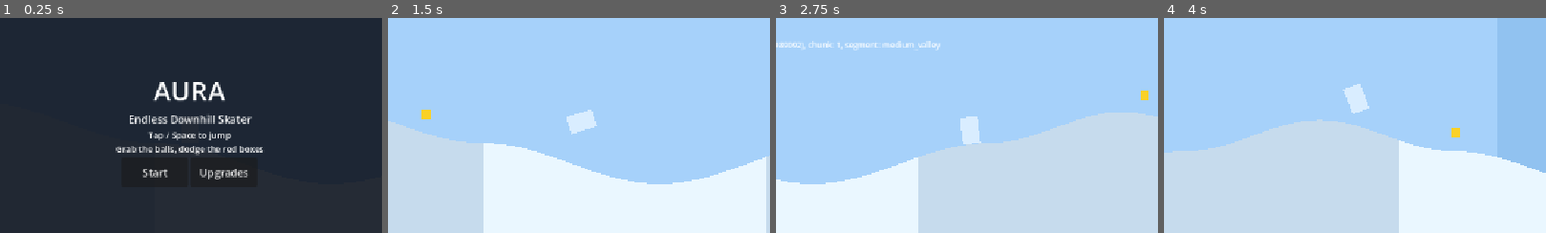
Above: before the commit, frames 1-4 (left to right).
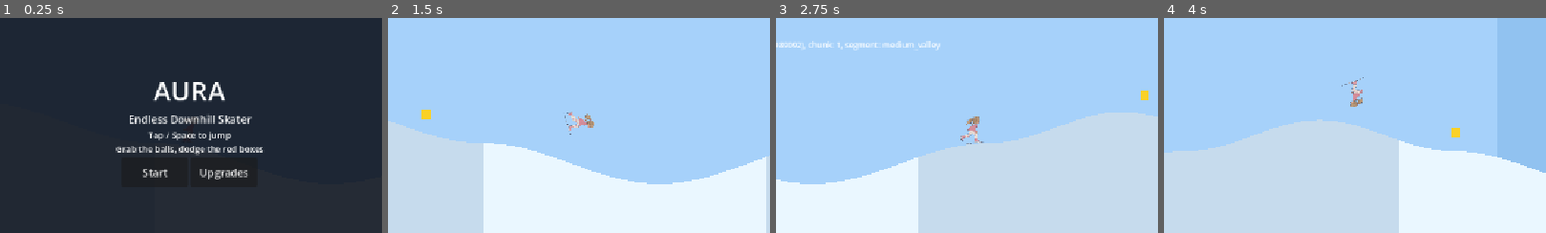
Above: after the commit, the same moments.

Repository: Kiernan-Hub/Aurora
Game: Godot game, scene res://scenes/main.tscn
The game is run twice, just before and just after one commit, with the same random seed, the same clock (stepped at 60 frames per second) and the same inputs.
Inputs (mouse positions are % of the whole screen's width and height, from its top left):
- Up to frame 1 (0.25 s): no input
- Up to frame 2 (1.5 s): click "Start" at 0.5 s; tap Enter (ui_accept) at 1.25 s; move the mouse to (72, 45) at 1.27 s; hold Up (ui_up) from 1.28 s (still down); tap M at 1.35 s; click (72, 45) at 1.42 s
- Up to frame 3 (2.75 s): tap Enter (ui_accept) at 1.52 s; release Up (ui_up) at 2 s; drag from (30, 55) to (94, 42) at 2.02 s
- Up to frame 4 (4 s): move the mouse to (60, 28) at 2.77 s; hold Down (ui_down) 2.78-3.5 s; tap M at 2.85 s; drag from (45, 70) to (71, 49) at 3.52 s
The pictures show only the part of the screen within x 25-75%, y 24-74%; the shares and areas given below are measured in that part.

The runs differ from the first frame. In frame 2, 0.6% of the frame differs, in the area x 46-55%, y 42-55%; in frame 3, 0.6%; in frame 4, 0.6%, in the area x 46-54%, y 27-45%.

Commit message:
Checkpoint: player skater sprite + squash/stretch, art reference
Captures the in-flight visual work so the atmosphere pass that follows has a
single-command rollback point. Replaces the player's placeholder ColorRect with
an AnimatedSprite2D (4-frame skate loop) and adds a cosmetic squash/stretch
punch on jump and landing -- animated_sprite only, collision_shape is never
touched, so this has zero physics surface.

Co-Authored-By: Claude Opus 5 <noreply@anthropic.com>

Diff:
--- /dev/null
+++ b/assets/sprites/player/player_skate_frames.tres
@@ -0,0 +1,26 @@
+[gd_resource type="SpriteFrames" load_steps=5 format=3]
+
+[ext_resource type="Texture2D" uid="uid://crwns8b7wyt4j" path="res://assets/sprites/player/skate_0.png" id="1"]
+[ext_resource type="Texture2D" uid="uid://b5dukmk5hu8dk" path="res://assets/sprites/player/skate_1.png" id="2"]
+[ext_resource type="Texture2D" uid="uid://bq4nwfgm2deg5" path="res://assets/sprites/player/skate_2.png" id="3"]
+[ext_resource type="Texture2D" uid="uid://dvxe4vddtx6td" path="res://assets/sprites/player/skate_3.png" id="4"]
+
+[resource]
+animations = [{
+"frames": [{
+"duration": 1.0,
+"texture": ExtResource("1")
+}, {
+"duration": 1.0,
+"texture": ExtResource("2")
+}, {
+"duration": 1.0,
+"texture": ExtResource("3")
+}, {
+"duration": 1.0,
+"texture": ExtResource("4")
+}],
+"loop": true,
+"name": &"skate",
+"speed": 10.0
+}]
--- a/scenes/player/player.tscn
+++ b/scenes/player/player.tscn
@@ -1,7 +1,8 @@
-[gd_scene load_steps=4 format=3]
+[gd_scene load_steps=5 format=3]
 
 [ext_resource type="Script" path="res://scripts/player/player.gd" id="1"]
 [ext_resource type="Script" path="res://scripts/effects/flight_trail.gd" id="2"]
+[ext_resource type="SpriteFrames" path="res://assets/sprites/player/player_skate_frames.tres" id="3"]
 
 [sub_resource type="CapsuleShape2D" id="1"]
 radius = 16.0
@@ -15,10 +16,12 @@
 [node name="CollisionShape2D" type="CollisionShape2D" parent="."]
 shape = SubResource("1")
 
-[node name="ColorRect" type="ColorRect" parent="."]
-position = Vector2(-16, -24)
-size = Vector2(32, 48)
-color = Color(0.85, 0.93, 1, 1)
+[node name="AnimatedSprite2D" type="AnimatedSprite2D" parent="."]
+position = Vector2(0, -4)
+scale = Vector2(0.34, 0.34)
+sprite_frames = ExtResource("3")
+animation = &"skate"
+autoplay = "skate"
 
 [node name="FlightTrail" type="Node2D" parent="."]
 position = Vector2(-16, 0)
--- a/scripts/player/player.gd
+++ b/scripts/player/player.gd
@@ -4,6 +4,8 @@
 
 signal died
 signal jumped
+# Emitted on the is_on_floor() false->true edge only -- see was_on_floor below.
+signal landed
 # Emitted when a held shield absorbs an obstacle hit instead of dying. PowerupManager
 # listens so it can clear its own bookkeeping without owning has_shield itself.
 signal shield_consumed
@@ -22,8 +24,17 @@
 const FLOOR_SNAP_LENGTH: float = 18.0
 const ROTATION_SMOOTHNESS: float = 12.0
 const DEBUG_SLOPE_LOGGING: bool = false
-const PLAYER_DEFAULT_COLOR: Color = Color(0.85, 0.93, 1.0)
+# No-tint modulate: animated_sprite shows its real art. PLAYER_SHIELD_COLOR below is
+# the only actual tint, applied as a modulate multiply while has_shield is true.
+const PLAYER_DEFAULT_COLOR: Color = Color(1.0, 1.0, 1.0)
 const PLAYER_SHIELD_COLOR: Color = Color(0.4, 0.85, 1.0)
+# Purely cosmetic scale punch on animated_sprite, eased back to sprite_base_scale by
+# play_squash_stretch(). Jump reads as a stretch (thin/tall), landing as a squash
+# (wide/short) -- same trick, opposite axis bias. Values are multipliers of
+# sprite_base_scale, not absolute scale.
+const JUMP_STRETCH_SCALE: Vector2 = Vector2(0.72, 1.35)
+const LAND_SQUASH_SCALE: Vector2 = Vector2(1.35, 0.72)
+const SQUASH_STRETCH_DURATION: float = 0.28
 # Glide lives entirely in the airborne (gravity) branch of _physics_process -- see the
 # LOAD-BEARING FOR CHASMS note below. is_using_grounded_model is never touched by it, so a
 # boosting player is unaffected and the chasm contract can't move by construction.
@@ -41,7 +52,7 @@
 # but strong enough to clear a noticeably higher hop than the original -350 before the
 # hold/thrust math takes over.
 const GLIDE_LAUNCH_VELOCITY: float = -480.0
-# Airborne trick spin (Phase 4): spins color_rect only, same as the rest of
+# Airborne trick spin (Phase 4): spins animated_sprite only, same as the rest of
 # update_visual_rotation -- collision_shape is never touched, so this has zero physics
 # surface. Shares is_glide_input_held() rather than a separate poll: hold means glide
 # while a glide effect is active and spin otherwise, one input, resolved where the two
@@ -123,7 +134,7 @@
 var DEBUG_LOG_FREEZE_REPRO: bool = OS.is_debug_build()
 var DEBUG_FREEZE_HISTORY_FRAME_COUNT: int = 20
 
-@onready var color_rect: ColorRect = $ColorRect
+@onready var animated_sprite: AnimatedSprite2D = $AnimatedSprite2D
 @onready var collision_shape: CollisionShape2D = $CollisionShape2D
 @onready var flight_trail: FlightTrail = $FlightTrail
 @onready var terrain_generator: TerrainGenerator = get_node_or_null("../TerrainGenerator") as TerrainGenerator
@@ -205,6 +216,14 @@
 # True from a jump impulse until the apex. Replaces reading `velocity.y < 0.0` as a
 # proxy for "ascending", which an uphill surface tangent also satisfies.
 var is_jump_ascending: bool = false
+# Tracked separately from is_on_floor() so the landing squash only fires on the
+# false->true edge, not every grounded frame.
+var was_on_floor: bool = false
+var squash_stretch_tween: Tween
+# animated_sprite's rest scale, as authored in player.tscn. play_squash_stretch()
+# multiplies against this rather than Vector2.ONE, since the sprite's rest scale
+# isn't 1:1 (it's sized down from the source art's native resolution).
+var sprite_base_scale: Vector2 = Vector2.ONE
 var debug_forced_floor_snap_count: int = 0
 var debug_forced_floor_snap_max_y: float = 0.0
 var debug_forced_floor_snap_last_y: float = 0.0
@@ -236,9 +255,9 @@
 	floor_stop_on_slope = false
 	floor_constant_speed = true
 	velocity = Vector2(speed_manager.current_speed, 0.0)
-	color_rect.color = PLAYER_DEFAULT_COLOR
-	color_rect.pivot_offset = color_rect.size * 0.5
-	airborne_rotation = color_rect.rotation
+	animated_sprite.modulate = PLAYER_DEFAULT_COLOR
+	sprite_base_scale = animated_sprite.scale
+	airborne_rotation = animated_sprite.rotation
 	if terrain_generator == null:
 		push_error("Player requires a TerrainGenerator sibling.")
 	setup_debug_state_label()
@@ -282,6 +301,7 @@
 		jump_buffer_timer = 0.0
 		is_jump_ascending = true
 		jumped.emit()
+		play_squash_stretch(JUMP_STRETCH_SCALE)
 	elif is_jump_ascending and velocity.y >= 0.0:
 		# Apex: past here the jump is an ordinary fall, so a floor contact means a
 		# landing and the grounded model may take over again.
@@ -327,6 +347,10 @@
 	debug_velocity_after_slide = velocity
 	apply_grounded_floor_snap()
 	debug_position_after_snap = global_position
+	if is_on_floor() and not was_on_floor:
+		landed.emit()
+		play_squash_stretch(LAND_SQUASH_SCALE)
+	was_on_floor = is_on_floor()
 	# Measured after the snap deliberately: the snap is part of this frame's motion,
 	# and the stall/stuck watchdogs downstream must see where the body actually ended.
 	last_physics_displacement = global_position - position_before_move
@@ -347,12 +371,27 @@
 	record_freeze_repro_frame()
 
 
+# Purely cosmetic: scales animated_sprite from scale_multiplier * sprite_base_scale
+# back to sprite_base_scale around its own centered origin (AnimatedSprite2D is
+# centered=true, so no pivot_offset is needed the way ColorRect required one).
+# Killing any in-flight tween before restarting means a jump landed on immediately
+# after take-off (or vice versa) always reads as one clean punch, not two tweens
+# fighting over the same property.
+func play_squash_stretch(scale_multiplier: Vector2) -> void:
+	if squash_stretch_tween:
+		squash_stretch_tween.kill()
+	animated_sprite.scale = sprite_base_scale * scale_multiplier
+	squash_stretch_tween = create_tween()
+	squash_stretch_tween.set_trans(Tween.TRANS_ELASTIC).set_ease(Tween.EASE_OUT)
+	squash_stretch_tween.tween_property(animated_sprite, "scale", sprite_base_scale, SQUASH_STRETCH_DURATION)
+
+
 func update_visual_rotation(delta: float) -> void:
 	if terrain_generator == null:
 		return
 
 	var is_grounded: bool = is_on_floor()
-	var logged_target_angle: float = color_rect.rotation
+	var logged_target_angle: float = animated_sprite.rotation
 	if is_grounded:
 		# Landing: score whatever spun since the last takeoff, win or not -- no fail
 		# state, a missed rotation just scores nothing (see trick_completed's callers).
@@ -365,16 +404,16 @@
 		# Clamp it to the current target's side of upright so a rapidly reversing
 		# slope cannot leave the sprite tilted farther than the sampled terrain.
 		var interpolation_weight: float = 1.0 - exp(-ROTATION_SMOOTHNESS * delta)
-		var smoothed_rotation: float = lerp_angle(color_rect.rotation, terrain_angle, interpolation_weight)
+		var smoothed_rotation: float = lerp_angle(animated_sprite.rotation, terrain_angle, interpolation_weight)
 		if terrain_angle >= 0.0:
-			color_rect.rotation = clampf(smoothed_rotation, 0.0, terrain_angle)
+			animated_sprite.rotation = clampf(smoothed_rotation, 0.0, terrain_angle)
 		else:
-			color_rect.rotation = clampf(smoothed_rotation, terrain_angle, 0.0)
-		airborne_rotation = color_rect.rotation
+			animated_sprite.rotation = clampf(smoothed_rotation, terrain_angle, 0.0)
+		airborne_rotation = animated_sprite.rotation
 		logged_target_angle = terrain_angle
 	else:
 		if was_grounded_last_frame:
-			airborne_rotation = color_rect.rotation
+			airborne_rotation = animated_sprite.rotation
 			trick_rotation_progress = 0.0
 			trick_spin_count = 0
 		# Precedence, written down per the plan: hold means glide while a glide effect
@@ -382,20 +421,20 @@
 		# spin otherwise.
 		if not is_glide_active and is_glide_input_held():
 			var spin_delta: float = TRICK_SPIN_RATE * delta
-			color_rect.rotation += spin_delta
+			animated_sprite.rotation += spin_delta
 			trick_rotation_progress += spin_delta
 			while trick_rotation_progress >= TAU:
 				trick_rotation_progress -= TAU
 				trick_spin_count += 1
-			airborne_rotation = color_rect.rotation
+			airborne_rotation = animated_sprite.rotation
 		else:
-			color_rect.rotation = airborne_rotation
+			animated_sprite.rotation = airborne_rotation
 
 	if DEBUG_SLOPE_LOGGING:
 		debug_rotation_timer += delta
 		if debug_rotation_timer >= 0.5:
 			debug_rotation_timer = 0.0
-			print("player x=", global_position.x, " target_angle=", logged_target_angle, " rotation=", color_rect.rotation, " grounded=", is_grounded, " velocity=", velocity)
+			print("player x=", global_position.x, " target_angle=", logged_target_angle, " rotation=", animated_sprite.rotation, " grounded=", is_grounded, " velocity=", velocity)
 
 	was_grounded_last_frame = is_grounded
 
@@ -856,7 +895,7 @@
 
 func gain_shield() -> void:
 	has_shield = true
-	color_rect.color = PLAYER_SHIELD_COLOR
+	animated_sprite.modulate = PLAYER_SHIELD_COLOR
 
 
 # Called by obstacle.gd instead of die() on every obstacle hit. Returns whether the
@@ -867,7 +906,7 @@
 	if has_shield:
 		has_shield = false
 		is_shield_from_glide_landing = false
-		color_rect.color = PLAYER_DEFAULT_COLOR
+		animated_sprite.modulate = PLAYER_DEFAULT_COLOR
 		shield_consumed.emit()
 		return true
 
@@ -892,7 +931,7 @@
 		if glide_landing_shield_timer <= 0.0:
 			has_shield = false
 			is_shield_from_glide_landing = false
-			color_rect.color = PLAYER_DEFAULT_COLOR
+			animated_sprite.modulate = PLAYER_DEFAULT_COLOR
 
 
 func die() -> void:
Binary file added: ChatGPT Image Aug 6, 2026, 07_13_24 PM.png
Not shown, added: ChatGPT Image Aug 6, 2026, 07_13_24 PM.png.import
Binary file added: assets/sprites/player/skate_0.png
Not shown, added: assets/sprites/player/skate_0.png.import
Binary file added: assets/sprites/player/skate_1.png
Not shown, added: assets/sprites/player/skate_1.png.import
Binary file added: assets/sprites/player/skate_2.png
Not shown, added: assets/sprites/player/skate_2.png.import
Binary file added: assets/sprites/player/skate_3.png
Not shown, added: assets/sprites/player/skate_3.png.import
